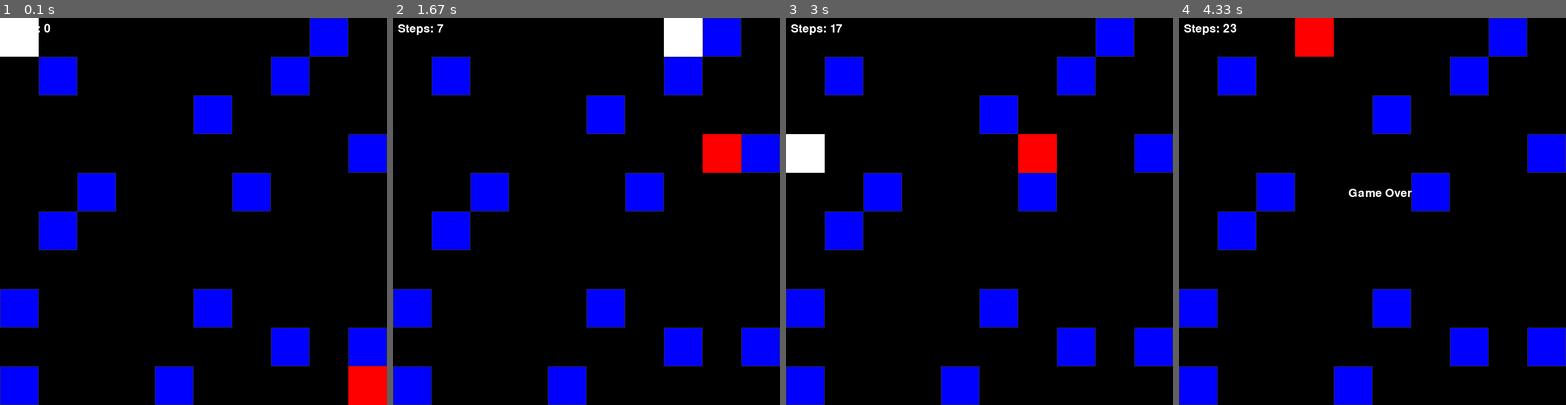
Above: before the commit, frames 1-4 (left to right).
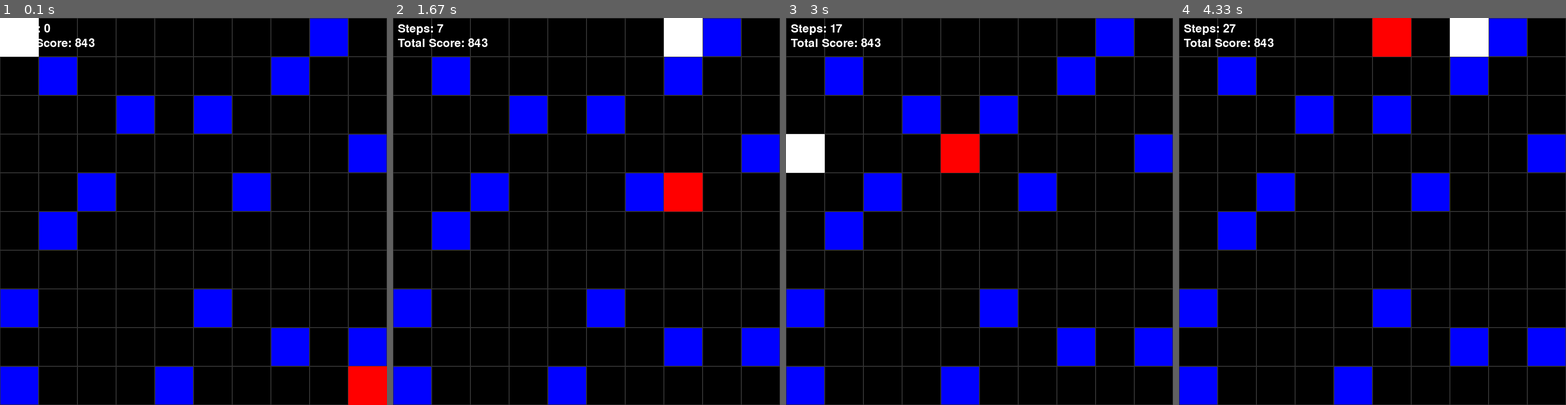
Above: after the commit, the same moments.

Repository: SebastianBobes/pygame_IT
Game: pygame game, started from main.py
Two runs of this game, one before a commit and one after it. Both use one fixed random seed, a clock stepped at 60 frames per second and the inputs below.
Inputs:
- Up to frame 1 (0.1 s): no input
- Up to frame 2 (1.67 s): hold D 0.33-0.8 s; hold D 1.17-1.63 s
- Up to frame 3 (3 s): hold A 1.67-2.2 s; hold S 2.23-2.53 s; hold A 2.57-2.97 s
- Up to frame 4 (4.33 s): hold W 3-3.37 s; hold D 3.4-4.03 s; hold S from 4.07 s (still down)

The runs differ from the first frame. In frame 1, 5.2% of the frame differs, in the area x 0-100%, y 0-100%; in frame 2, 7.3%; in frame 3, 7.3%; in frame 4, 8.5%.

Commit message:
am introdus doua fisiere noi reprezentand meniul principal si setup( crearea numelui) si am introdus salvarea punctajului

Diff:
--- a/main.py
+++ b/main.py
@@ -1,5 +1,6 @@
 import pygame
 import random
+import os
 
 # Initializare
 pygame.init()
@@ -20,12 +21,33 @@
 BLUE = (0, 0, 255)
 
 # Font numar pasi
-pygame.font.init()
 font = pygame.font.Font(None, 36)
+
+# Funcție pentru salvare/scor
+SCORE_FILE = "score.txt"
+
+def load_score():
+    """ Luam scor din fisier sau il initializam cu 0 """
+    # Ne asiguram ca exista fisierul
+    open(SCORE_FILE, "a").close()
+
+    try:
+        with open(SCORE_FILE, "r") as file:
+            data = file.read().strip()
+            return int(data) if data else 0
+    except ValueError:
+        print("Eroare citire fisier.")
+        return 0
+
+def save_score(score):
+    """ Salvam noua valoare a scorului """
+    total_score = load_score() + score
+    with open(SCORE_FILE, "w") as file:
+        file.write(str(total_score))
+    print(f"Score salvat: {total_score}")  #  Pentru debug
 
 # Atribute pentru caracter
 player_x, player_y = 0, 0
-new_x, new_y = 0, 0
 steps = 0
 
 # Atribute bot
@@ -33,59 +55,32 @@
 
 # Obstacol
 obstacles = set()
-for _ in range(15):  # Numar obstacole
+while len(obstacles) < 15:  # Numar obstacole
     ox, oy = random.randint(0, COLS - 1), random.randint(0, ROWS - 1)
-    if (ox, oy) != (player_x, player_y):  # Masura de precautie pentru a nu fi blocat jucatorul de la inceput
+    if (ox, oy) not in {(player_x, player_y), (bot_x, bot_y)}:  # Evita spawn-ul pe player/bot
         obstacles.add((ox, oy))
 
-# Anuleaza input lag-ul
-pygame.key.set_repeat(500, 500)
+# Miscare bot catre jucator
+def bot_move(bot_x, bot_y, player_x, player_y, obstacles):
+    options = []
+    if player_x > bot_x and (bot_x + 1, bot_y) not in obstacles:
+        options.append((bot_x + 1, bot_y))
+    if player_x < bot_x and (bot_x - 1, bot_y) not in obstacles:
+        options.append((bot_x - 1, bot_y))
+    if player_y > bot_y and (bot_x, bot_y + 1) not in obstacles:
+        options.append((bot_x, bot_y + 1))
+    if player_y < bot_y and (bot_x, bot_y - 1) not in obstacles:
+        options.append((bot_x, bot_y - 1))
 
-# Bot movement
-def bot(bot_x, bot_y, player_x, player_y, obstacles):
-    difx = player_x - bot_x
-    dify = player_y - bot_y
-
-    # Miscarea bot catre jucator
-    if difx == 0 and dify < 0:
-        if (bot_x, bot_y - 1) not in obstacles:
-            bot_x, bot_y = bot_x, bot_y - 1
-    elif difx == 0 and dify > 0:
-        if (bot_x, bot_y + 1) not in obstacles:
-            bot_x, bot_y = bot_x, bot_y + 1
-    elif difx > 0 and dify > 0:
-        if (bot_x, bot_y + 1) not in obstacles:
-            bot_x, bot_y = bot_x, bot_y + 1
-        elif (bot_x + 1, bot_y) not in obstacles:
-            bot_x, bot_y = bot_x + 1, bot_y
-    elif difx > 0 and dify < 0:
-        if (bot_x, bot_y - 1) not in obstacles:
-            bot_x, bot_y = bot_x, bot_y - 1
-        elif (bot_x + 1, bot_y) not in obstacles:
-            bot_x, bot_y = bot_x + 1, bot_y
-    elif difx < 0 and dify > 0:
-        if (bot_x, bot_y + 1) not in obstacles:
-            bot_x, bot_y = bot_x, bot_y + 1
-        elif (bot_x - 1, bot_y) not in obstacles:
-            bot_x, bot_y = bot_x - 1, bot_y
-    elif difx < 0 and dify < 0:
-        if (bot_x, bot_y - 1) not in obstacles:
-            bot_x, bot_y = bot_x, bot_y - 1
-        elif (bot_x - 1, bot_y) not in obstacles:
-            bot_x, bot_y = bot_x - 1, bot_y
-    elif difx > 0 and dify == 0:
-        if (bot_x + 1, bot_y) not in obstacles:
-            bot_x, bot_y = bot_x + 1, bot_y
-    elif difx < 0 and dify == 0:
-        if (bot_x - 1, bot_y) not in obstacles:
-            bot_x, bot_y = bot_x - 1, bot_y
+    if options:
+        bot_x, bot_y = random.choice(options)  # Alege random o pozitie
 
     return bot_x, bot_y
 
 # Bucla principala
 running = True
-walking=True
-player_moved = False  # Verifica daca jucatorul s-a miscat
+walking = True
+game_over = False
 
 while running:
     screen.fill(BLACK)
@@ -96,17 +91,15 @@
             rect = pygame.Rect(col * CELL_SIZE, row * CELL_SIZE, CELL_SIZE, CELL_SIZE)
             if (col, row) in obstacles:
                 pygame.draw.rect(screen, BLUE, rect)  # Desenam obstacole
-                pygame.draw.rect(screen, GRAY, rect, 1)  # Desenam conturul fiecarei casute
+            pygame.draw.rect(screen, GRAY, rect, 1)  # Desenam conturul fiecarei casute
 
     # Afisare jucator
-    pygame.draw.rect(
-        screen, WHITE,
+    pygame.draw.rect(screen, WHITE,
         (player_x * CELL_SIZE, player_y * CELL_SIZE, CELL_SIZE, CELL_SIZE)
     )
 
     # Afisare bot
-    pygame.draw.rect(
-        screen, RED,
+    pygame.draw.rect(screen, RED,
         (bot_x * CELL_SIZE, bot_y * CELL_SIZE, CELL_SIZE, CELL_SIZE)
     )
 
@@ -114,50 +107,46 @@
     counter_text = font.render(f"Steps: {steps}", True, WHITE)
     screen.blit(counter_text, (10, 10))
 
-    # Modul prin care iesim din program
+    # Afisare scor total din fisier
+    total_score = load_score()
+    total_score_text = font.render(f"Total Score: {total_score}", True, WHITE)
+    screen.blit(total_score_text, (10, 40))
+
+    # Evenimente
     for event in pygame.event.get():
-        if event.type == pygame.QUIT:
+        if event.type == pygame.QUIT or (event.type == pygame.KEYDOWN and event.key == pygame.K_ESCAPE):
             running = False
-        if event.type == pygame.KEYDOWN:
-            if event.key == pygame.K_ESCAPE:
-                running = False
 
-    # Miscare
-    keys = pygame.key.get_pressed()
-    if walking == True:
-        if keys[pygame.K_a] and (player_x - 1, player_y) not in obstacles and player_x > 0:  # Stanga
+    if walking and not game_over:
+        keys = pygame.key.get_pressed()
+        new_x, new_y = player_x, player_y
+
+        if keys[pygame.K_a] and player_x > 0 and (player_x - 1, player_y) not in obstacles:
             new_x -= 1
-        if keys[pygame.K_d] and (player_x + 1, player_y) not in obstacles and player_x < COLS - 1:  # Dreapta
+        if keys[pygame.K_d] and player_x < COLS - 1 and (player_x + 1, player_y) not in obstacles:
             new_x += 1
-        if keys[pygame.K_w] and (player_x, player_y - 1) not in obstacles and player_y > 0:  # Sus
+        if keys[pygame.K_w] and player_y > 0 and (player_x, player_y - 1) not in obstacles:
             new_y -= 1
-        if keys[pygame.K_s] and (player_x, player_y + 1) not in obstacles and player_y < ROWS - 1:  # Jos
+        if keys[pygame.K_s] and player_y < ROWS - 1 and (player_x, player_y + 1) not in obstacles:
             new_y += 1
 
-    # Verificare daca casuta selectata e obstacol
-    if (new_x, new_y) not in obstacles and (new_x, new_y) != (player_x, player_y):
+        if (new_x, new_y) != (player_x, player_y):  # Daca s-a facut o miscare valida
             player_x, player_y = new_x, new_y
             steps += 1
-            player_moved = True
-    else:
-        new_x, new_y = player_x, player_y
+            bot_x, bot_y = bot_move(bot_x, bot_y, player_x, player_y, obstacles)
 
-    # Miscarea bot conditionata de cea a jucatorului
-    if player_moved:
-        bot_x, bot_y = bot(bot_x, bot_y, player_x, player_y, obstacles)  # Update pozitie bot
-        player_moved = False
+        if (bot_x, bot_y) == (player_x, player_y):
+            game_over = True
+            walking = False
+            save_score(steps)  # Salvează scorul înainte de a termina jocul
 
-    #Game over
-    if (bot_x, bot_y) == (player_x, player_y):
-            counter_text = font.render(f"Game Over", True, WHITE)
-            screen.blit(counter_text, (350, 350))
-            walking= False
 
-    # Actualizare display
+    # Afisare Game Over
+    if game_over:
+        game_over_text = font.render("Game Over", True, WHITE)
+        screen.blit(game_over_text, (WIDTH // 2 - 80, HEIGHT // 2))
+
     pygame.display.flip()
-
-    # FPS
     pygame.time.delay(100)
 
-# Quit
 pygame.quit()
--- /dev/null
+++ b/menu.py
@@ -0,0 +1,108 @@
+import pygame
+import os
+import subprocess
+
+# Initializare Pygame
+pygame.init()
+
+# Ajustam display
+WIDTH, HEIGHT = 600, 400
+screen = pygame.display.set_mode((WIDTH, HEIGHT))
+pygame.display.set_caption("Euroavia Game - Main Menu")
+
+# Culori
+BLACK = (0, 0, 0)
+WHITE = (255, 255, 255)
+GRAY = (50, 50, 50)
+RED = (200, 0, 0)
+GREEN = (0, 200, 0)
+BLUE = (0, 0, 255)
+
+# Font
+font = pygame.font.Font(None, 40)
+
+# Score File
+SCORE_FILE = "score.txt"
+
+def load_score():
+    """ Load score from file or return 0 if not available. """
+    if os.path.exists(SCORE_FILE):
+        try:
+            with open(SCORE_FILE, "r") as file:
+                return int(file.read().strip())
+        except ValueError:
+            return 0
+    return 0
+
+# Buton class
+class Button:
+    def __init__(self, text, x, y, width, height, color, hover_color, action=None):
+        self.text = text
+        self.rect = pygame.Rect(x, y, width, height)
+        self.color = color
+        self.hover_color = hover_color
+        self.action = action
+        self.font = pygame.font.Font(None, 36)
+
+    def draw(self, screen):
+        """ Deseneaza buton """
+        mouse_pos = pygame.mouse.get_pos()
+        if self.rect.collidepoint(mouse_pos):
+            pygame.draw.rect(screen, self.hover_color, self.rect)
+        else:
+            pygame.draw.rect(screen, self.color, self.rect)
+
+        text_surface = self.font.render(self.text, True, WHITE)
+        text_rect = text_surface.get_rect(center=self.rect.center)
+        screen.blit(text_surface, text_rect)
+
+    def check_click(self, event):
+        """ Verifica daca s-a apasat butonul """
+        if event.type == pygame.MOUSEBUTTONDOWN and self.rect.collidepoint(event.pos):
+            if self.action:
+                self.action()
+
+# Actiuni pentru butoane
+def start_game():
+    """ Da run la main.py """
+    subprocess.run(["python", "main.py"])  # Da run la joc
+    pygame.quit()
+
+def quit_game():
+    """ Quit """
+    pygame.quit()
+    quit()
+
+# Creare butoane
+start_button = Button("Start", 200, 150, 200, 50, GREEN, (0, 255, 0), start_game)
+quit_button = Button("Quit", 200, 230, 200, 50, RED, (255, 0, 0), quit_game)
+
+# Bucla principala
+running = True
+while running:
+    screen.fill(BLACK)
+
+    # Afisare titlu
+    title_text = font.render("Euroavia Main Menu", True, WHITE)
+    screen.blit(title_text, (150, 50))
+
+    # Afisare scor
+    score = load_score()
+    score_text = font.render(f"Total Score: {score}", True, BLUE)
+    screen.blit(score_text, (220, 100))
+
+    # Deseneaza butoanele
+    start_button.draw(screen)
+    quit_button.draw(screen)
+
+    # Verifica evenimente
+    for event in pygame.event.get():
+        if event.type == pygame.QUIT:
+            running = False
+
+        start_button.check_click(event)
+        quit_button.check_click(event)
+
+    pygame.display.flip()
+
+pygame.quit()
--- /dev/null
+++ b/player.txt
@@ -0,0 +1 @@
+hgfghfg
--- /dev/null
+++ b/score.txt
@@ -0,0 +1 @@
+843
--- /dev/null
+++ b/setup.py
@@ -0,0 +1,73 @@
+import pygame
+import os
+import subprocess
+import sys
+
+# Initializare
+pygame.quit()
+pygame.init()
+
+
+PLAYER_FILE = "player.txt"
+
+
+if os.path.exists(PLAYER_FILE):
+    pygame.quit()
+    subprocess.Popen([sys.executable, "menu.py"])
+    sys.exit()
+
+# Display
+WIDTH, HEIGHT = 600, 400
+screen = pygame.display.set_mode((WIDTH, HEIGHT))
+pygame.display.set_caption("Setup - Enter Your Name")
+
+BLACK = (0, 0, 0)
+WHITE = (255, 255, 255)
+BLUE = (0, 0, 255)
+
+# Font
+font = pygame.font.Font(None, 36)
+
+# Player name
+player_name = ""
+
+# Bucla principala
+running = True
+while running:
+    screen.fill(BLACK)
+
+    title_text = font.render("Enter Your Name:", True, WHITE)
+    screen.blit(title_text, (200, 100))
+
+    # Display input text
+    name_text = font.render(player_name + "|", True, BLUE)
+    screen.blit(name_text, (200, 150))
+
+    for event in pygame.event.get():
+        if event.type == pygame.QUIT:
+            running = False
+
+        if event.type == pygame.KEYDOWN:
+            if event.key == pygame.K_RETURN and player_name.strip():
+                # Save player name
+                with open(PLAYER_FILE, "w") as file:
+                    file.write(player_name.strip())
+
+                print(f"Player name '{player_name.strip()}' saved. Launching menu...")
+
+                pygame.display.quit()
+                pygame.quit()
+
+                subprocess.Popen([sys.executable, "menu.py"])
+                sys.exit()
+
+            elif event.key == pygame.K_BACKSPACE:
+                player_name = player_name[:-1]
+            else:
+                if len(player_name) < 20 and event.unicode.isalnum():
+                    player_name += event.unicode
+
+    pygame.display.flip()
+
+pygame.quit()
+sys.exit()
